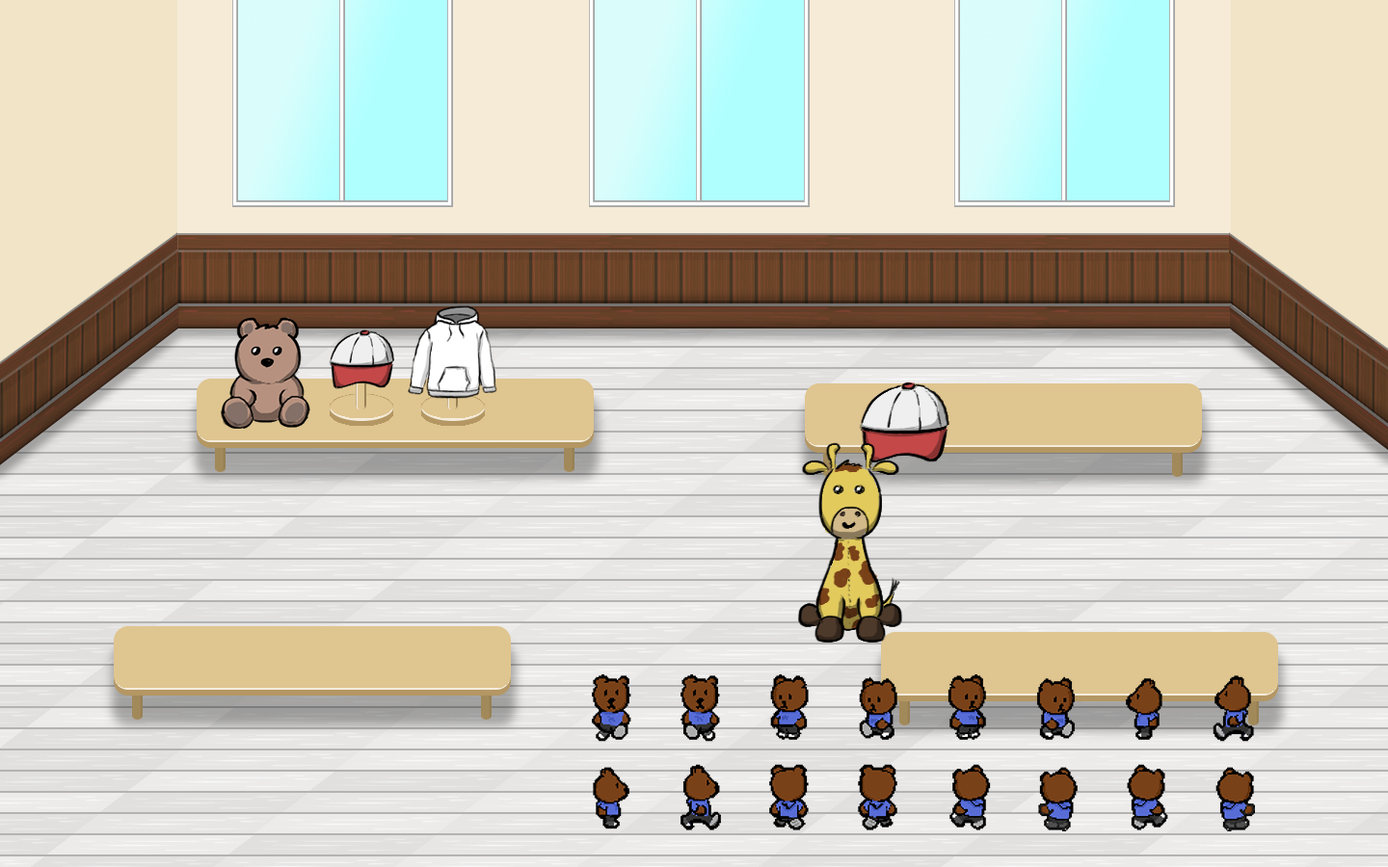
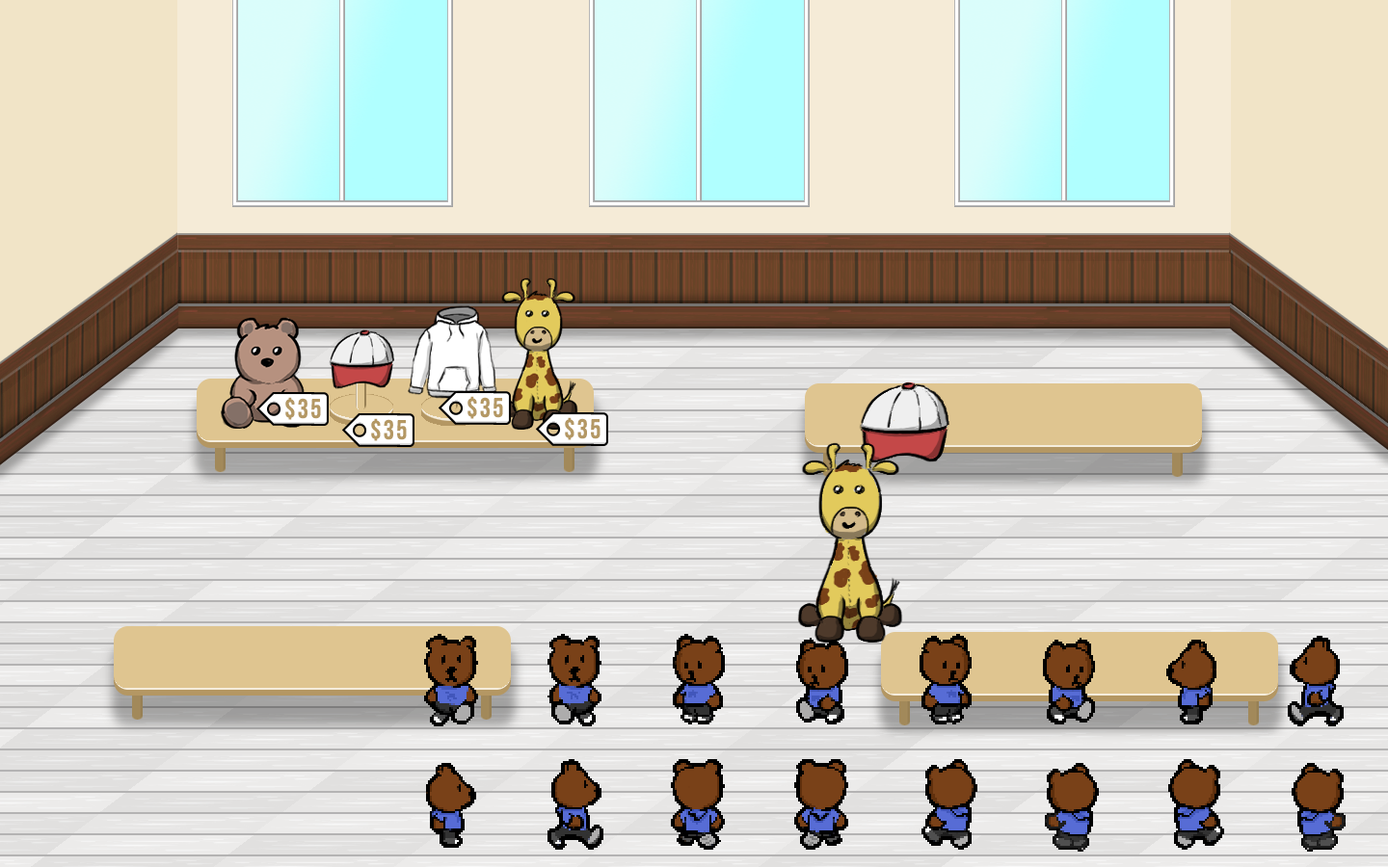
Layer changes from the first 1388x867 image to the second:
added layer "Price tag" (1st of 5) above "Price tag" over [255, 392, 329, 426]
added layer "Price tag" (2nd of 5) above "Price tag" over [341, 413, 415, 448]
added layer "Price tag" (3rd of 5) above "Price tag" over [437, 391, 511, 425]
added layer "Price tag" (4th of 5) above "Price tag" over [534, 412, 609, 447]
added layer "giraffe" (1st of 2) above "Layer 1" over [498, 277, 579, 430]
added group "giraffe" (2nd of 2) with 4 layers above "Hoodie" over [801, 637, 839, 643]
moved "giraffe shadow" into group "giraffe" over [803, 637, 837, 642]
moved "giraffe body" into group "giraffe" over [801, 637, 839, 643]
moved "giraffe fill" into group "giraffe" over [803, 637, 837, 642]
removed layer "Brown reference" over [591, 674, 1255, 832]
added layer "brown_bear" above "Table" over [423, 634, 1346, 852]
